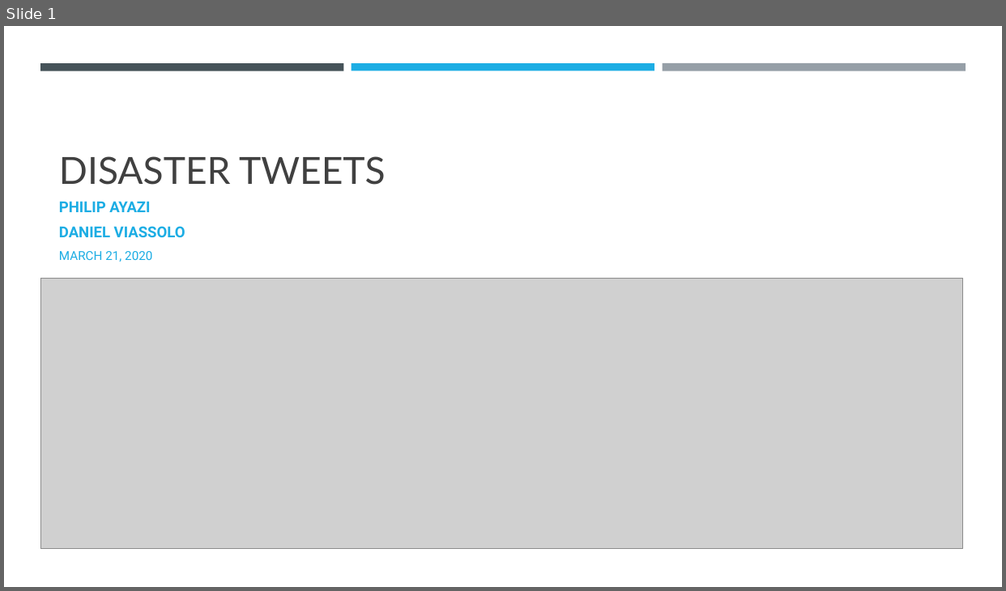
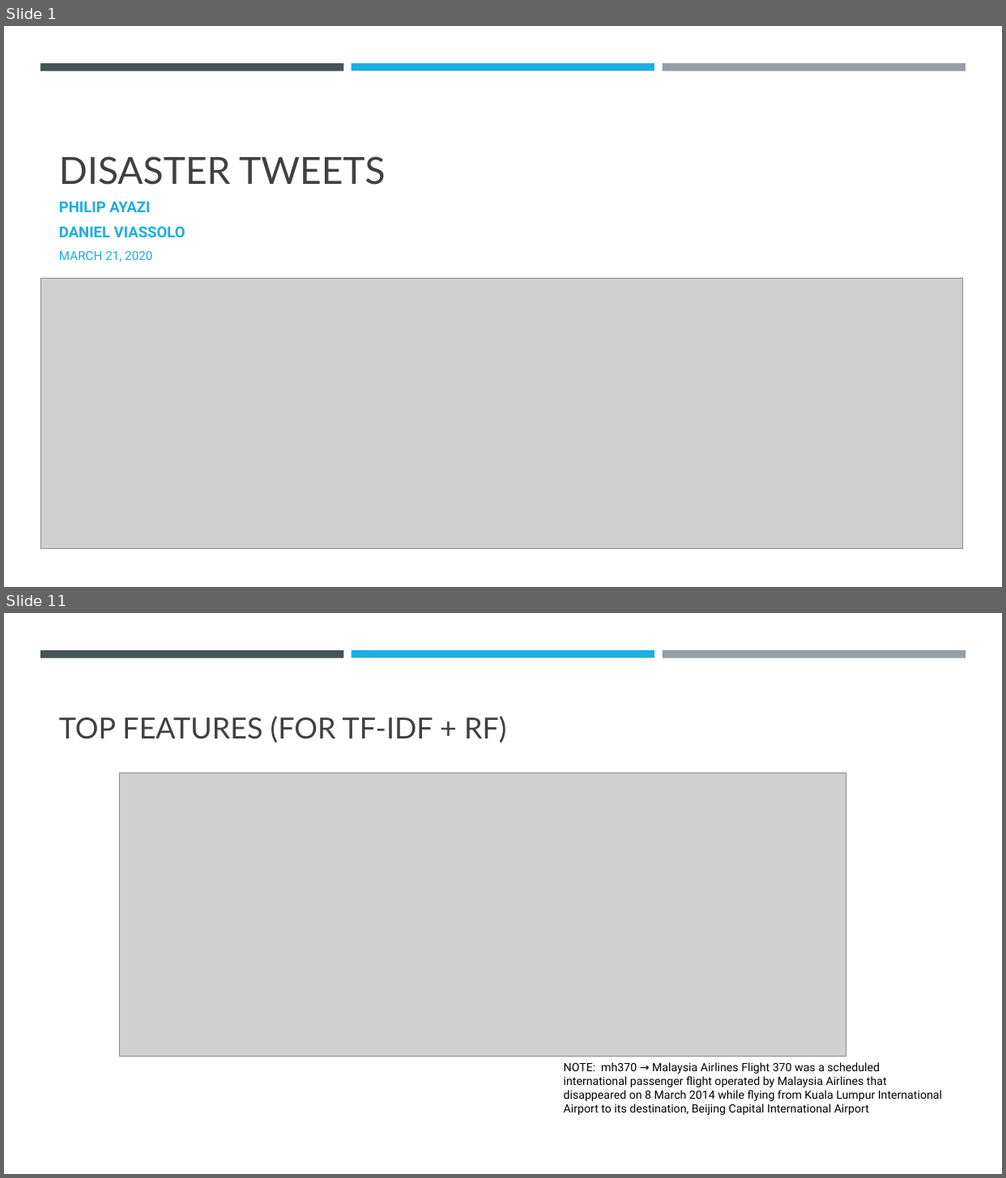
Before and after one commit to philipayazi/Disaster_Tweets, a slide deck: FinalProject_presentation.pptx. Shown one above the other, each under a label of ours: slide 1 before the commit, slides 1 and 11 after it; the slides between them are not shown. The pictures are 1006x591 and 1006x1178 pixels, drawn with LibreOffice and Linux fonts; fonts in the diff are those of the drawing; grey boxes stand for pictures. Boxes give left, top, right and bottom in pixels: in the first picture for what was removed or moved away, otherwise in the second. Text is boxed around its words. In the diff, an @@ line names an element or a change of style, - is before the commit and + after.

```diff
--- a/FinalProject_presentation.pptx
+++ b/FinalProject_presentation.pptx
@@ slide 11 added at bbox=[4, 613, 1002, 1174], background #FFFFFF @@
@@ rectangle added at bbox=[40, 650, 344, 658], fill #465359 @@
@@ rectangle added at bbox=[351, 650, 654, 658], fill #1CADE4 @@
@@ rectangle added at bbox=[662, 650, 965, 658], fill #969FA7 @@
@@ title added at bbox=[59, 716, 506, 743], 28 pt, text #404040 @@
+TOP FEATURES (FOR TF-IDF + RF)
@@ picture added at bbox=[120, 773, 846, 1057] @@
@@ text added at bbox=[564, 1063, 942, 1115], 11 pt, text #000000 @@
+NOTE: mh370 → Malaysia Airlines Flight 370 was a scheduled international passenger flight operated by Malaysia Airlines that disappeared on 8 March 2014 while flying from Kuala Lumpur International Airport to its destination, Beijing Capital International Airport
@@ rectangle added at bbox=[432, 1157, 566, 1174], fill #FFFFFF @@
```
Also in this commit, not shown: 9 slides changed, 1 other slide added, 2 slides removed.
